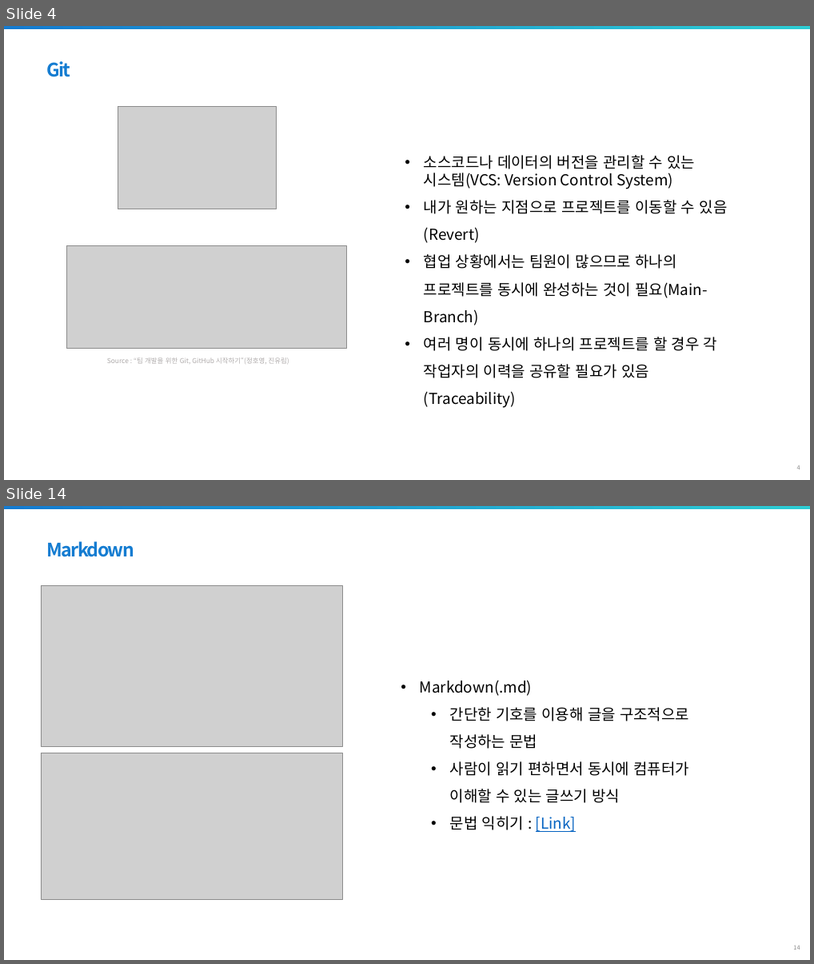
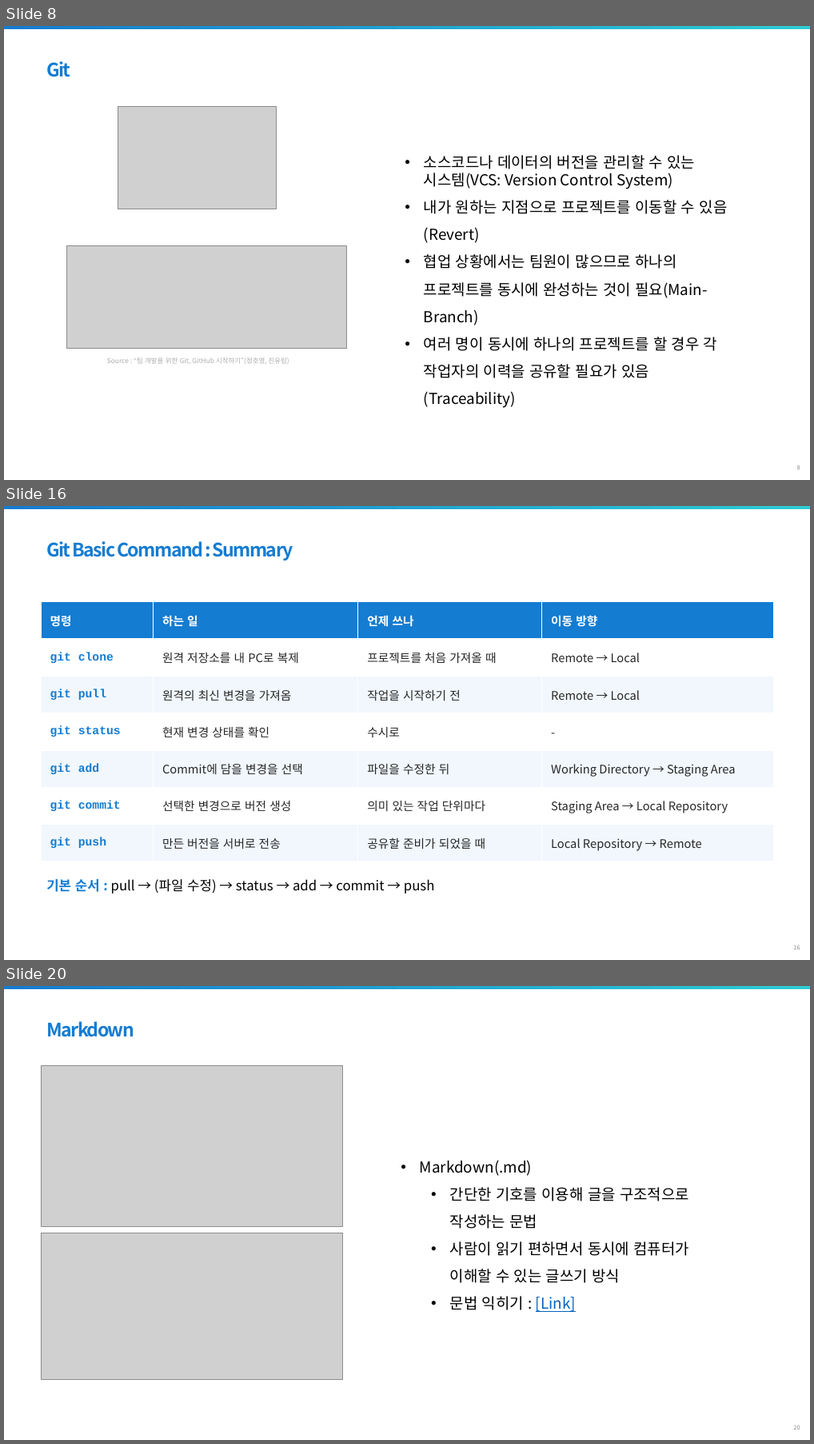
Before and after one commit to jaewoojun070225/gachon2026, a slide deck: 학습파일/SoC100_3.pptx. Shown one above the other, each under a label of ours: slides 4 and 14 before the commit, slides 8, 16 and 20 after it; the slides between them are not shown. The pictures are 814x964 and 814x1444 pixels, drawn with LibreOffice and Linux fonts; fonts in the diff are those of the drawing; grey boxes stand for pictures; background and template pictures are left out. Boxes give left, top, right and bottom in pixels: in the first picture for what was removed or moved away, otherwise in the second. Text is boxed around its words. In the diff, an @@ line names an element or a change of style, - is before the commit and + after.

Commit message:
학습파일 누락되어 수정

```diff
--- a/학습파일/SoC100_3.pptx
+++ b/학습파일/SoC100_3.pptx
@@ slide 16 added at bbox=[4, 506, 810, 960], background #FFFFFF; not listed: 2 template elements that a slide beside it also shows @@
@@ text added at bbox=[47, 541, 294, 560], 22 pt, text #147CD1, bold @@
+Git Basic Command : Summary
@@ table added at bbox=[41, 602, 774, 862], 7 rows, 4 columns @@
+명령 | 하는 일 | 언제 쓰나 | 이동 방향
+git clone | 원격 저장소를 내 PC로 복제 | 프로젝트를 처음 가져올 때 | Remote → Local
+git pull | 원격의 최신 변경을 가져옴 | 작업을 시작하기 전 | Remote → Local
+git status | 현재 변경 상태를 확인 | 수시로 | -
+git add | Commit에 담을 변경을 선택 | 파일을 수정한 뒤 | Working Directory → Staging Area
+git commit | 선택한 변경으로 버전 생성 | 의미 있는 작업 단위마다 | Staging Area → Local Repository
+git push | 만든 버전을 서버로 전송 | 공유할 준비가 되었을 때 | Local Repository → Remote
@@ text added at bbox=[46, 879, 435, 893], 16 pt, text #000000 @@
+기본 순서 : pull → (파일 수정) → status → add → commit → push
@@ what was slide 4 is now slide 8 @@
@@ what was slide 14 is now slide 20 @@
```
Also in this commit, not shown: 11 slides changed, 21 other slides added, 2 other files.
